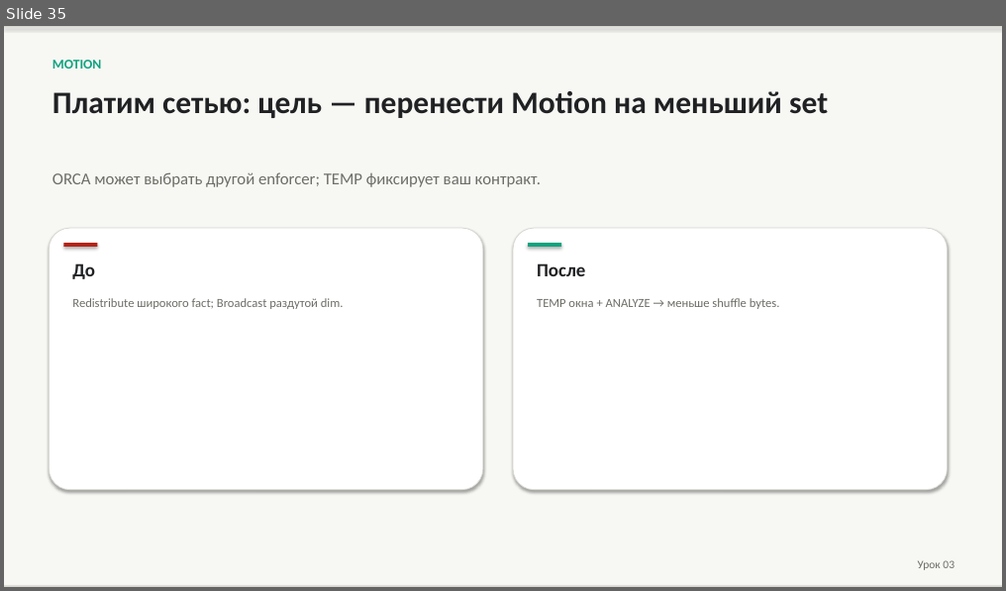
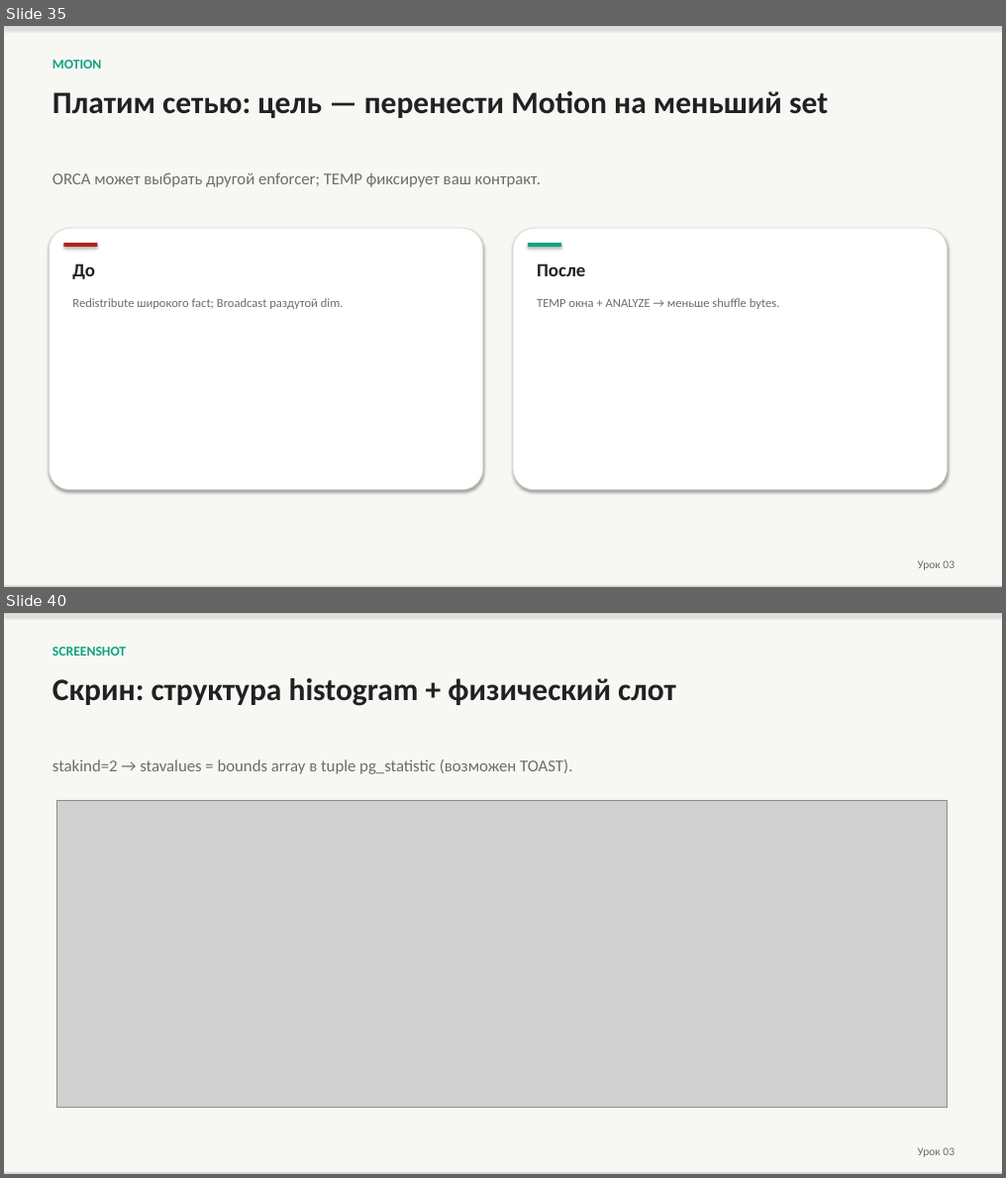
Before and after one commit to PaulKov/de-mentor, a slide deck: artifacts/greenplum-query-tuning-theory.pptx. Shown one above the other, each under a label of ours: slide 35 before the commit, slides 35 and 40 after it; the slides between them are not shown. The pictures are 1006x591 and 1006x1178 pixels, drawn with LibreOffice and Linux fonts; fonts in the diff are those of the drawing; grey boxes stand for pictures. Boxes give left, top, right and bottom in pixels: in the first picture for what was removed or moved away, otherwise in the second. Text is boxed around its words. In the diff, an @@ line names an element or a change of style, - is before the commit and + after.

```diff
--- a/artifacts/greenplum-query-tuning-theory.pptx
+++ b/artifacts/greenplum-query-tuning-theory.pptx
@@ slide 40 added at [4,613,1002,1174], background #FFFFFF @@
@@ rectangle added at [4,613,1002,1174], fill #F7F7F4 @@
@@ rectangle added at [4,613,1002,615], fill #D8D7D0 @@
@@ text added at [53,647,126,656], 13 pt, text #10A37F, bold @@
+SCREENSHOT
@@ text added at [53,678,676,706], 30 pt, text #202123, bold @@
+Скрин: структура histogram + физический слот
@@ text added at [53,760,572,774], 16 pt, text #6E6E68 @@
+stakind=2 → stavalues = bounds array в tuple pg_statistic (возможен TOAST).
@@ picture added at [56,800,947,1108] @@
@@ rectangle added at [4,1173,1002,1174], fill #D8D7D0 @@
@@ text added at [918,1148,954,1157], 11 pt, text #6E6E68 @@
+Урок 03
```
Also in this commit, not shown: 4 slides changed, 11 other slides added, 2 slides removed, 38 other files.
